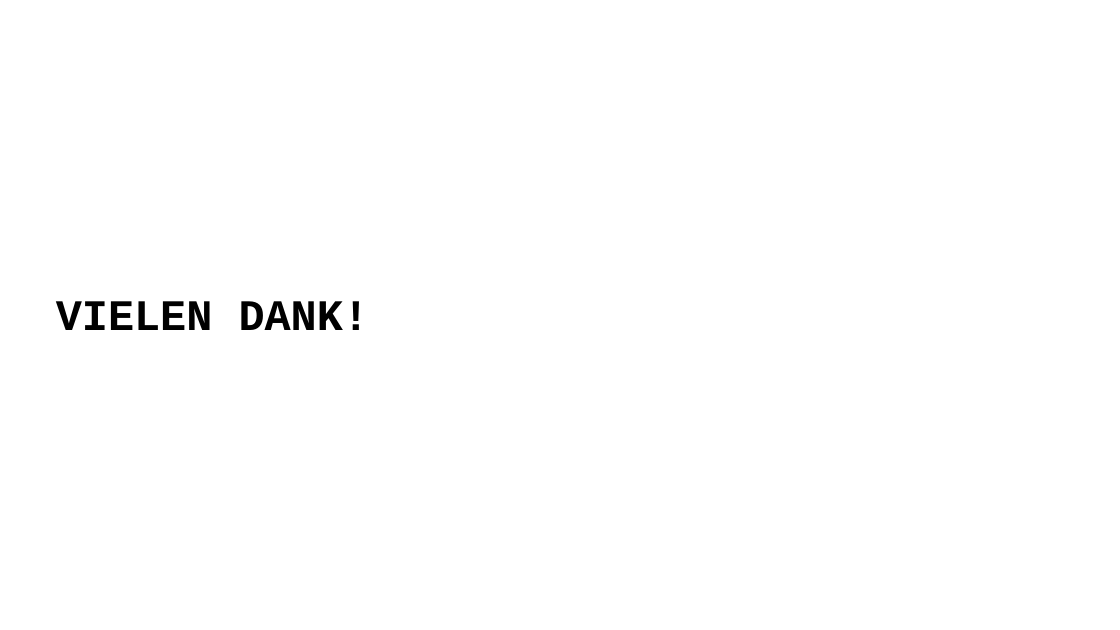
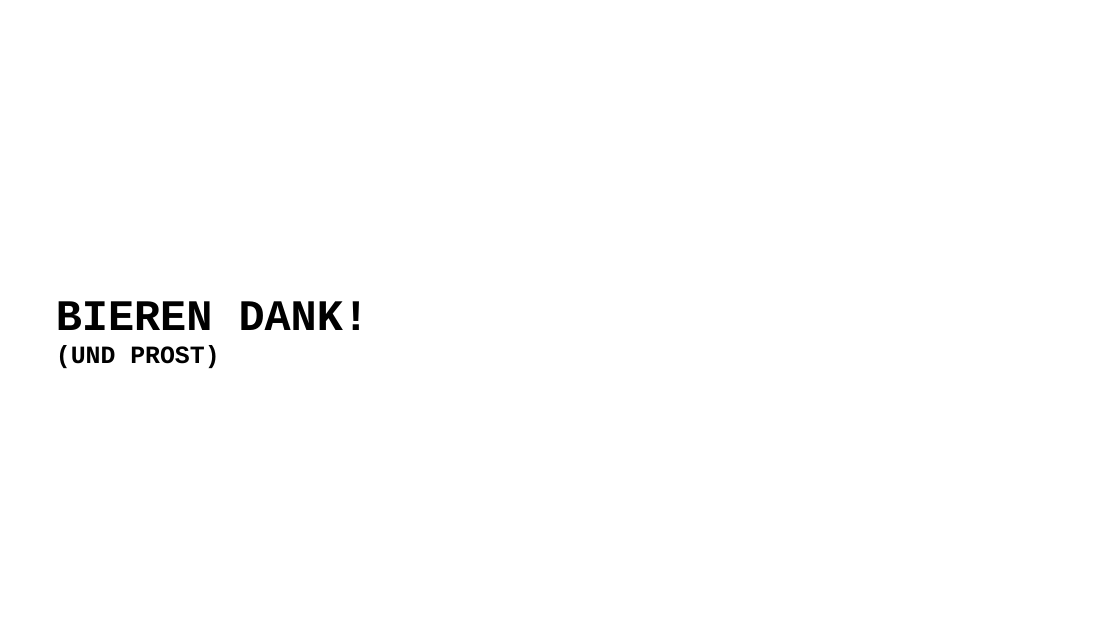
Before and after one commit to Maxisman/fortgeschrittene_Methoden_der_Bioinformatik, a slide deck: slide 39 of Code/Presentation/Presentation_template.pptx (slide 28 before the commit). Drawn at 1120x630 pixels with LibreOffice and Linux fonts; fonts in the diff are those of the drawing; background and template pictures are left out. Boxes give left, top, right and bottom in pixels: in the first picture for what was removed or moved away, otherwise in the second. Text is boxed around its words. In the diff, an @@ line names an element or a change of style, - is before the commit and + after.

```diff
--- a/Code/Presentation/Presentation_template.pptx
+++ b/Code/Presentation/Presentation_template.pptx
@@ title at [56, 301, 370, 368]: text changed @@
-VIELEN DANK!
+BIEREN DANK!
+(UND PROST)
```
Also in this commit, not shown: 4 other slides changed, 16 slides added, 4 other files.
